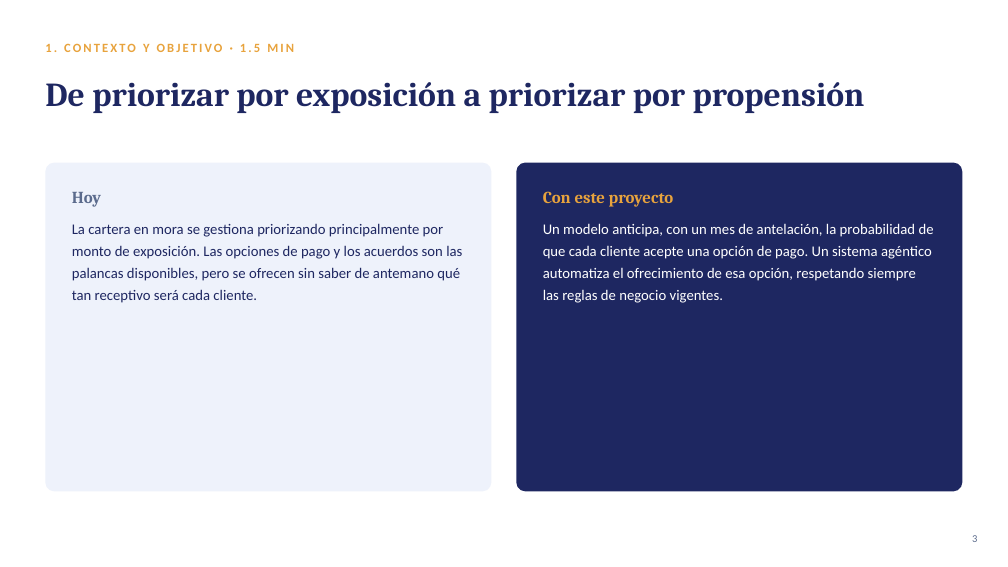
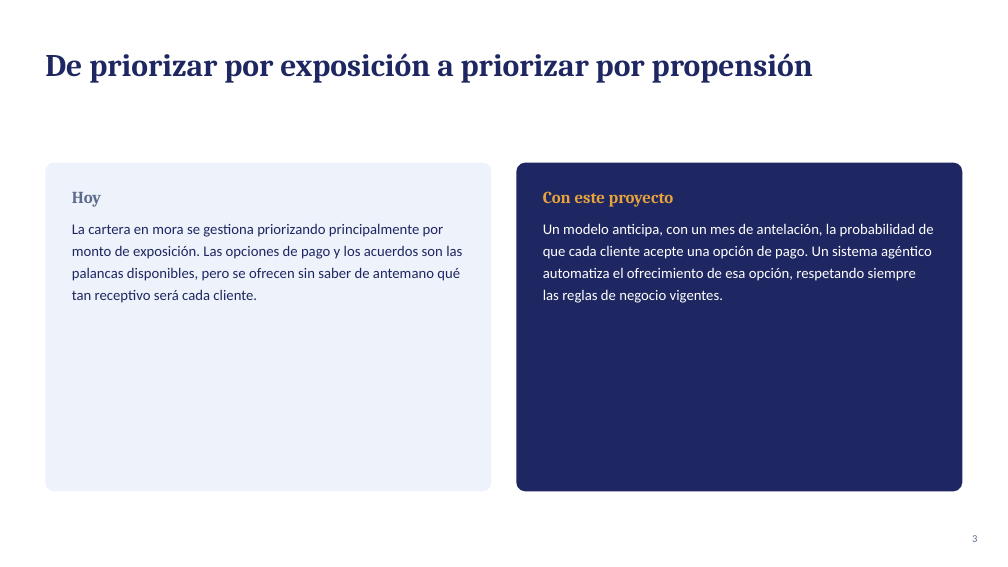
Before and after one commit to JoseNelsonGL/Prueba-Bancolombia, a slide deck: slide 3 of docs/Presentacion_Ejecutiva_Prueba_Bancolombia.pptx. Drawn at 1008x567 pixels with LibreOffice and Linux fonts; fonts in the diff are those of the drawing. Boxes give left, top, right and bottom in pixels: in the first picture for what was removed or moved away, otherwise in the second. Text is boxed around its words. In the diff, an @@ line names an element or a change of style, - is before the commit and + after.

```diff
--- a/docs/Presentacion_Ejecutiva_Prueba_Bancolombia.pptx
+++ b/docs/Presentacion_Ejecutiva_Prueba_Bancolombia.pptx
@@ text "De priorizar por exposición a ...": place and size @@
-text "De priorizar por exposición a ..." at [45, 82, 865, 113]
+text "De priorizar por exposición a ..." at [45, 53, 813, 83]
@@ text "De priorizar por exposición a ..." at [45, 53, 813, 83]: size 32 to 30 pt; vertical alignment middle to top @@
@@ text removed at [45, 43, 294, 52] @@
-1. CONTEXTO Y OBJETIVO · 1.5 MIN
```
Also in this commit, not shown: 4 other slides changed, 5 slides added, 8 slides removed, 4 other files.
